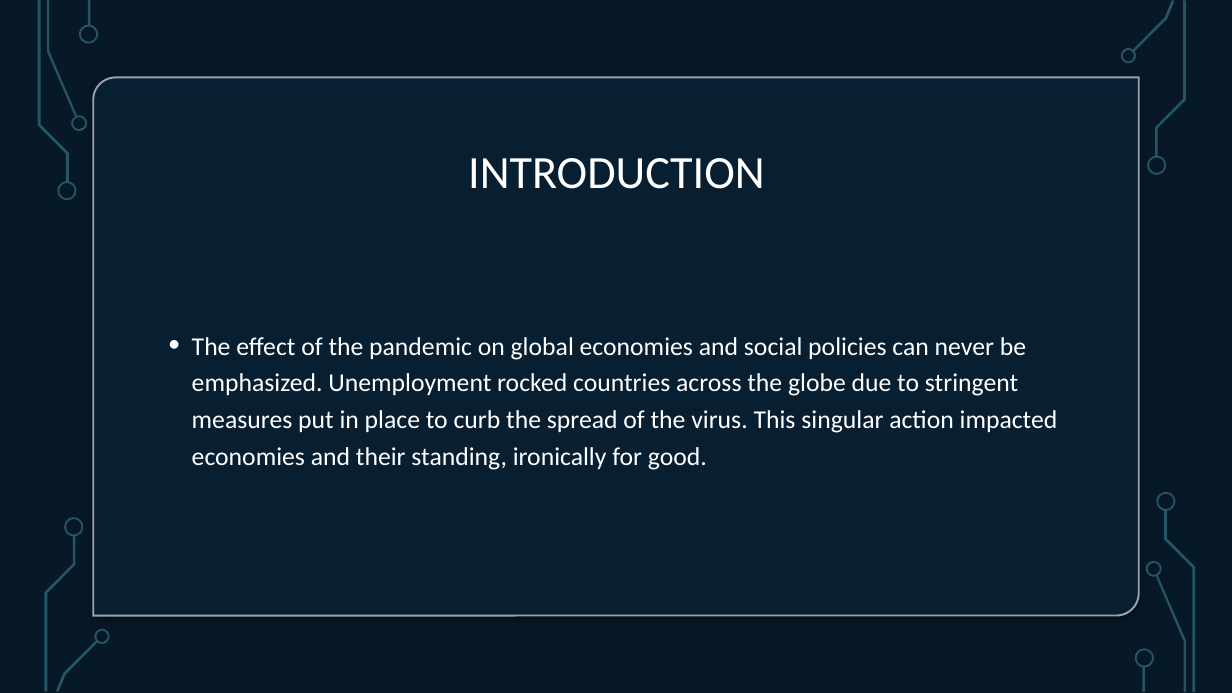
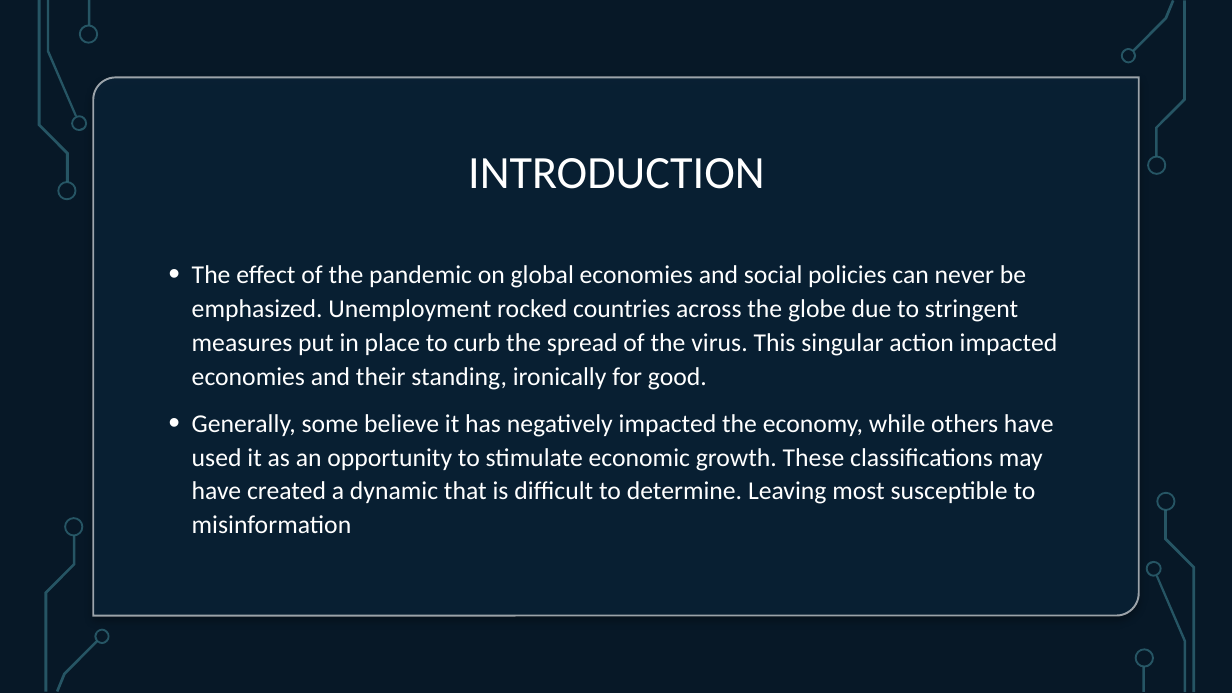
Before and after one commit to HamoyeHQ/Covid19-impact, a slide deck: slide 3 of Hamoye- Impact of COVID.pptx. Drawn at 1232x693 pixels with LibreOffice and Linux fonts; fonts in the diff are those of the drawing; background and template pictures are left out. Boxes give left, top, right and bottom in pixels: in the first picture for what was removed or moved away, otherwise in the second. Text is boxed around its words. In the diff, an @@ line names an element or a change of style, - is before the commit and + after.

```diff
--- a/Hamoye- Impact of COVID.pptx
+++ b/Hamoye- Impact of COVID.pptx
@@ text at (192,265,1058,390): line spacing 1.2 to 1.1 @@
@@ text at (192,414,1054,533): paragraph added @@
+• Generally, some believe it has negatively impacted the economy, while others have used it as an opportunity to stimulate economic growth. These classifications may have created a dynamic that is difficult to determine. Leaving most susceptible to misinformation
```
Also in this commit, not shown: 6 slides added.
